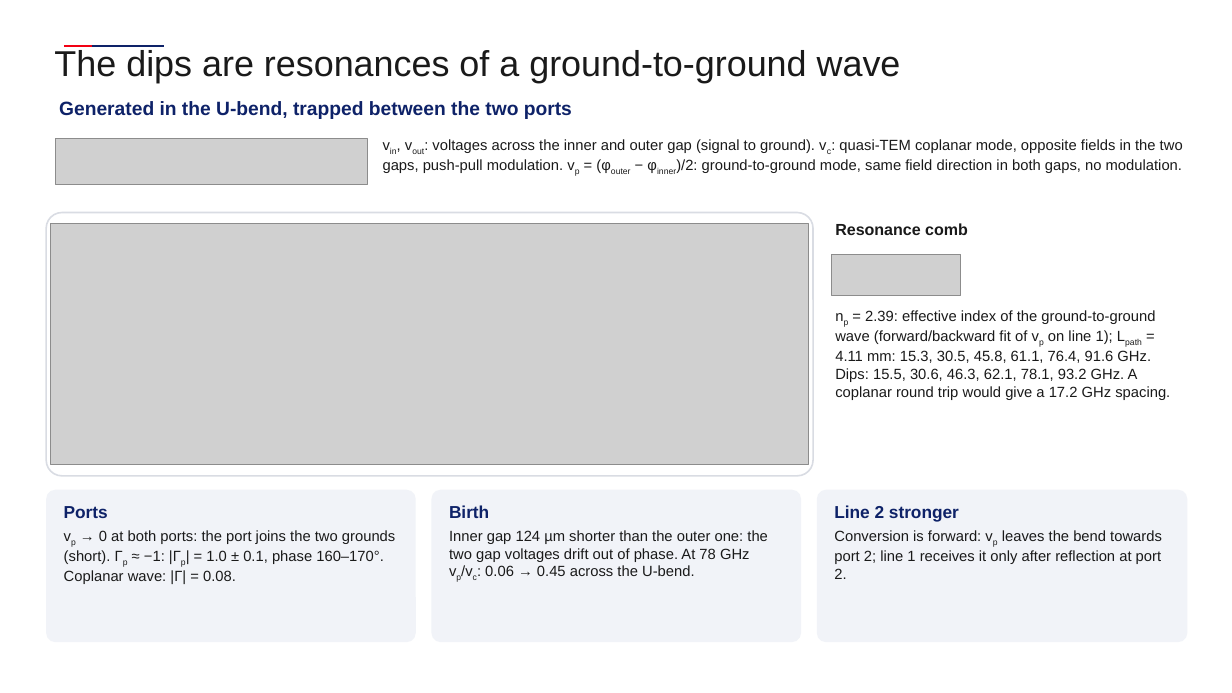
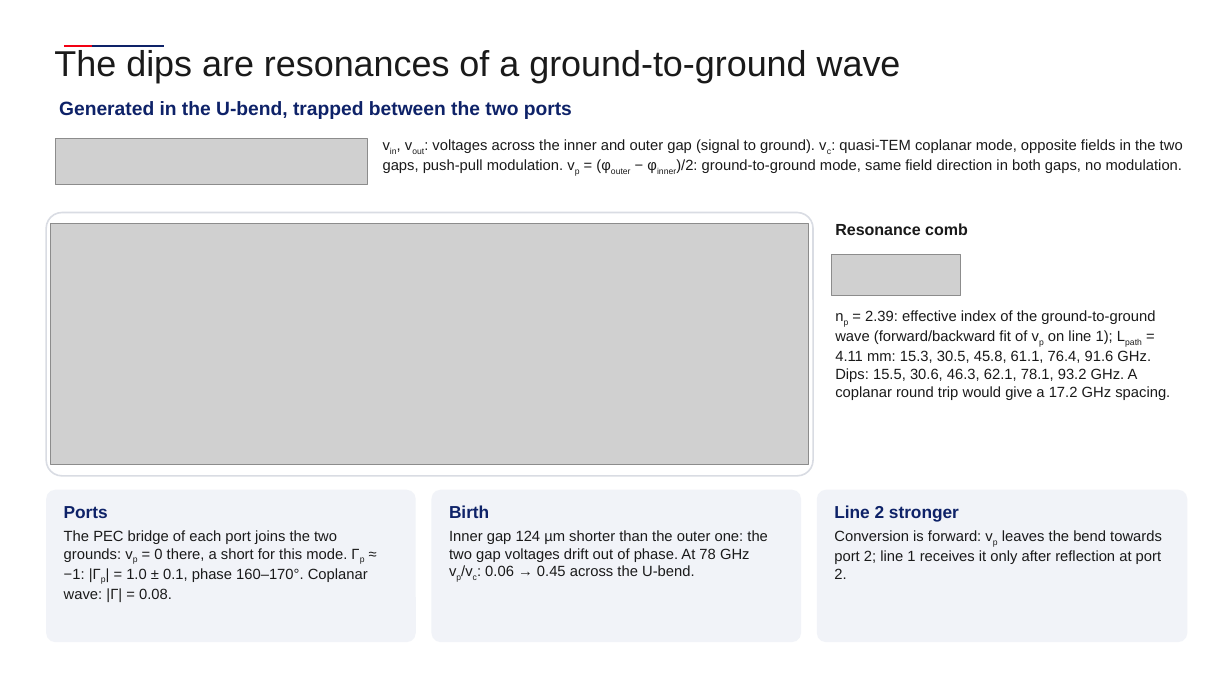
Before and after one commit to andreimuresian/claude, a slide deck: slide 9 of docs/cst/Equalization/Equalisation.pptx. Drawn at 1232x693 pixels with LibreOffice and Linux fonts; fonts in the diff are those of the drawing; grey boxes stand for pictures; background and template pictures are left out. Boxes give left, top, right and bottom in pixels: in the first picture for what was removed or moved away, otherwise in the second. Text is boxed around its words. In the diff, an @@ line names an element or a change of style, - is before the commit and + after.

```diff
--- a/docs/cst/Equalization/Equalisation.pptx
+++ b/docs/cst/Equalization/Equalisation.pptx
@@ text at [64,530,368,602]: text changed @@
-vp → 0 at both ports: the port joins the two grounds (short). Γp ≈ −1: |Γp| = 1.0 ± 0.1, phase 160–170°. Coplanar wave: |Γ| = 0.08.
+The PEC bridge of each port joins the two grounds: vp = 0 there, a short for this mode. Γp ≈ −1: |Γp| = 1.0 ± 0.1, phase 160–170°. Coplanar wave: |Γ| = 0.08.
```
Also in this commit, not shown: 3 other slides changed, 7 other files.
